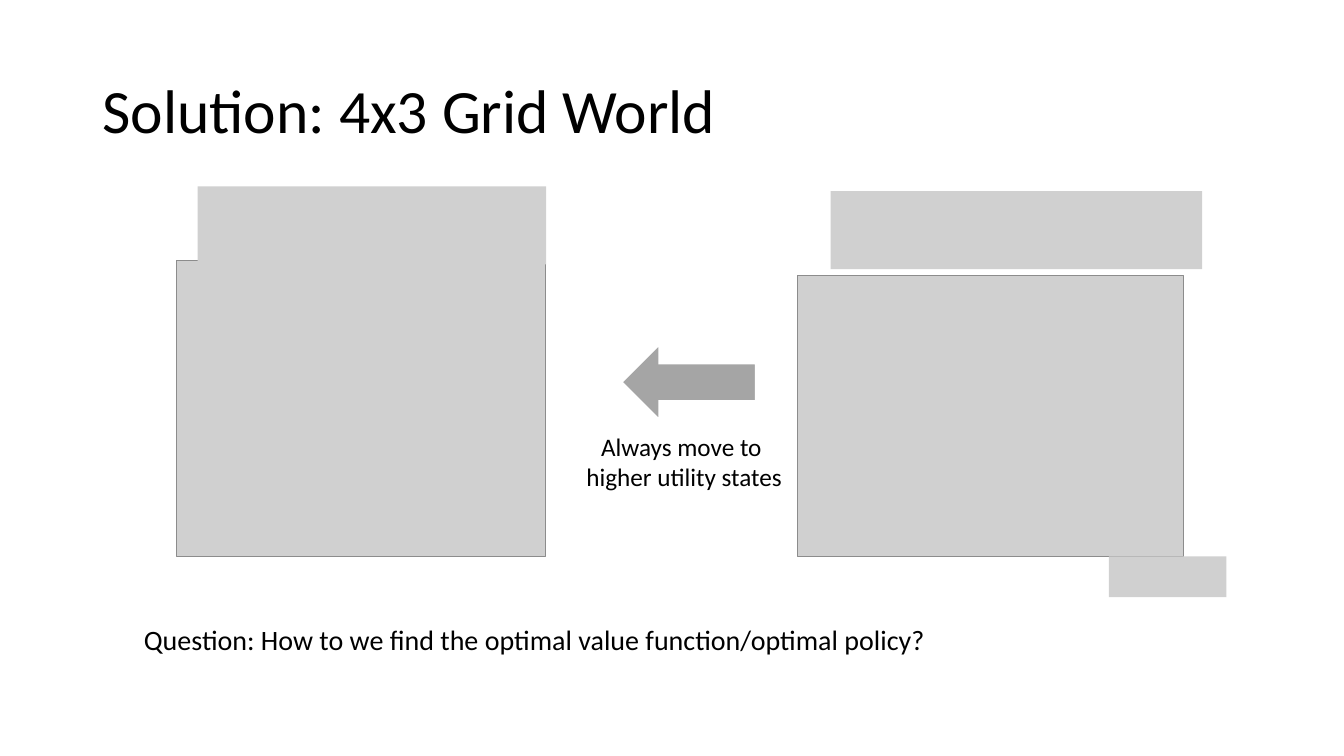
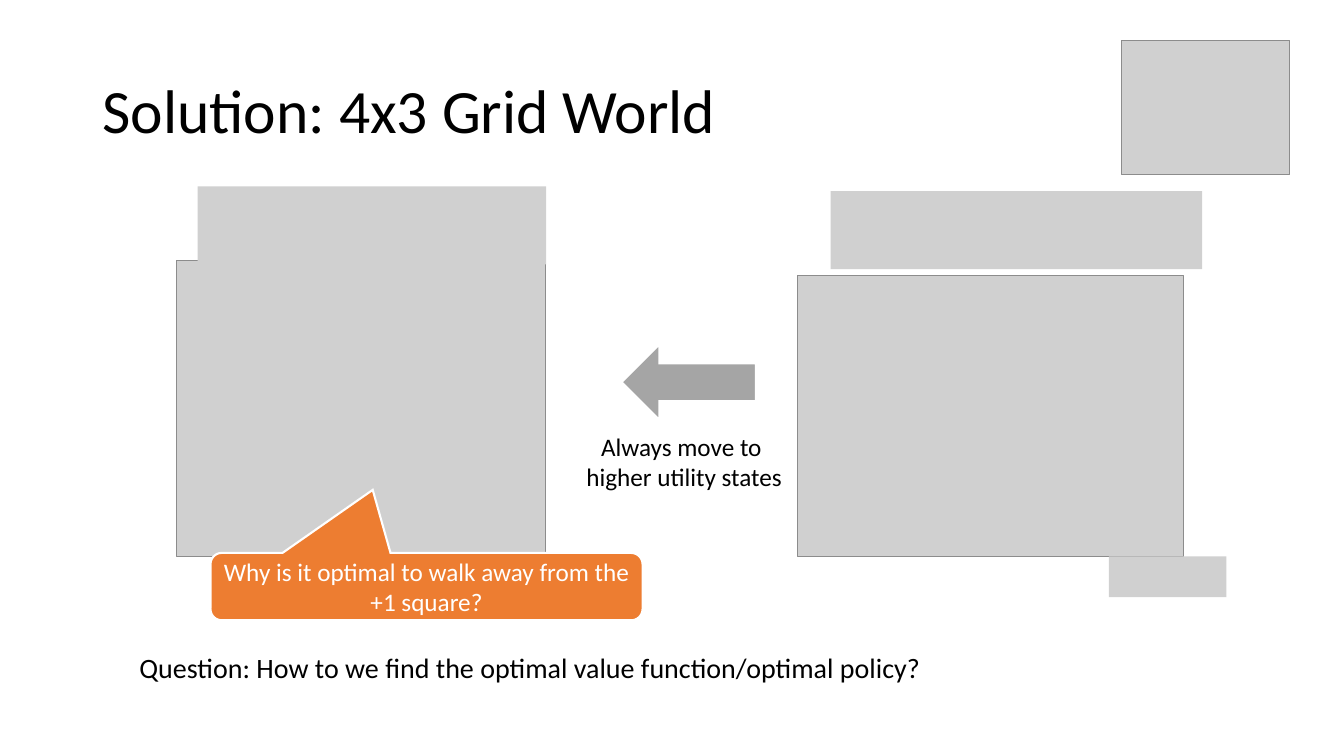
Before and after one commit to mhahsler/CS7320-AI, a slide deck: slide 6 of slides/22_Reinforcement_Learning.pptx. Drawn at 1344x756 pixels with LibreOffice and Linux fonts; fonts in the diff are those of the drawing; grey boxes stand for pictures. Boxes give left, top, right and bottom in pixels: in the first picture for what was removed or moved away, otherwise in the second. Text is boxed around its words. In the diff, an @@ line names an element or a change of style, - is before the commit and + after.

```diff
--- a/slides/22_Reinforcement_Learning.pptx
+++ b/slides/22_Reinforcement_Learning.pptx
@@ picture added at bbox=[1121, 40, 1290, 174] @@
@@ rounded speech box added at bbox=[211, 554, 643, 621], fill #ED7D31, outline #FFFFFF 1.5 pt, 18 pt, text #FFFFFF @@
+Why is it optimal to walk away from the +1 square?
@@ text "Question: How to we find ...": place and size @@
-text "Question: How to we find ..." at bbox=[144, 630, 924, 655]
+text "Question: How to we find ..." at bbox=[139, 658, 920, 683]
```
Also in this commit, not shown: 8 other slides changed, 1 other file.
